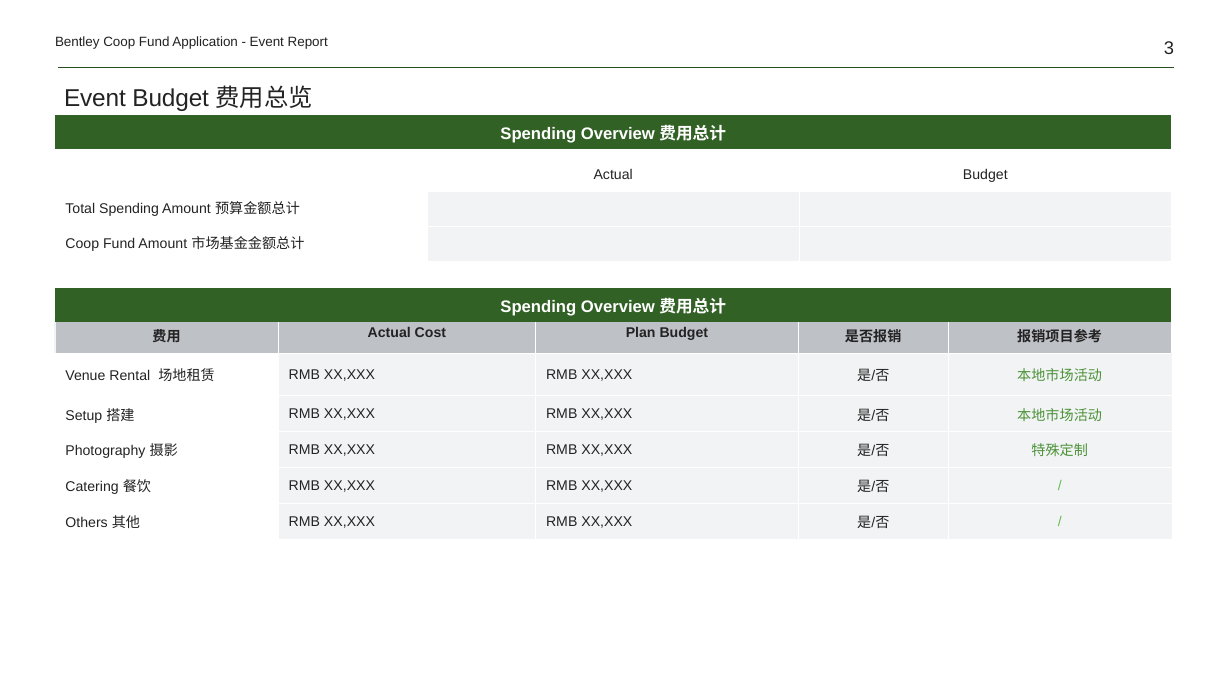
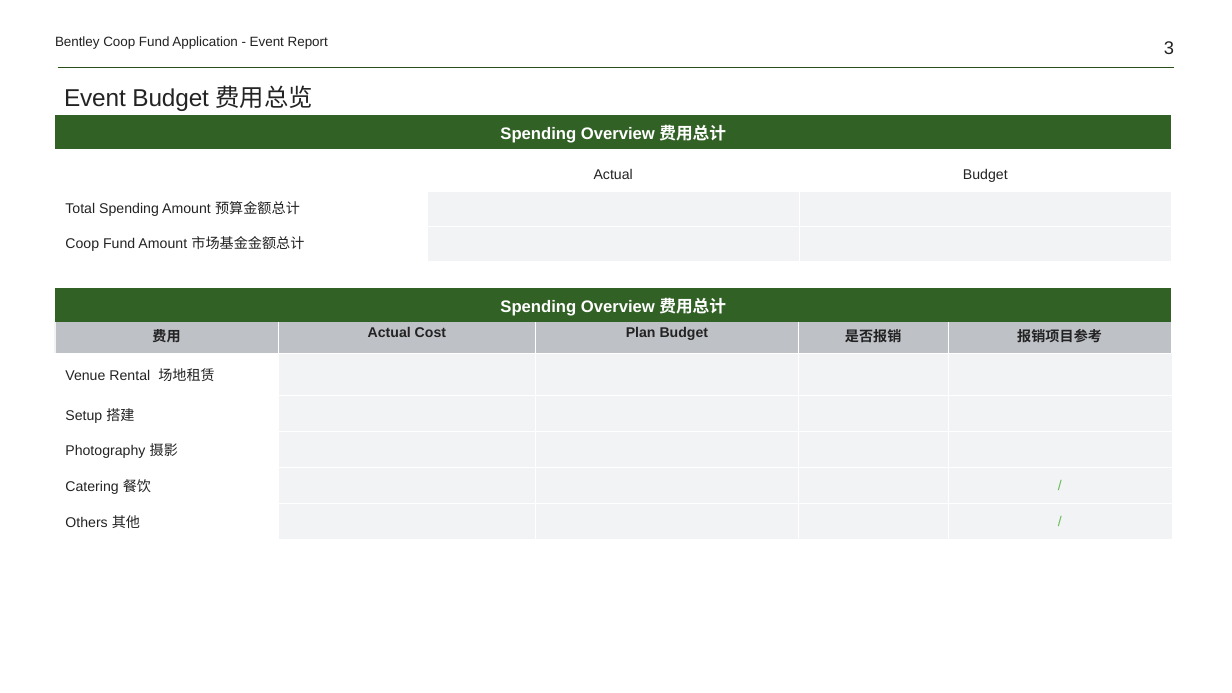
Before and after one commit to Yrtech-Tony/com.yrtech.Bentley.API.Upgrade, a slide deck: slide 3 of com.yrtech.bentleyAPI/com.yrtech.InventoryAPI/template/2022 Dealer Coop fund event report template-handover ceremony.pptx. Drawn at 1232x693 pixels with LibreOffice and Linux fonts; fonts in the diff are those of the drawing. Boxes give left, top, right and bottom in pixels: in the first picture for what was removed or moved away, otherwise in the second. Text is boxed around its words. In the diff, an @@ line names an element or a change of style, - is before the commit and + after.

```diff
--- a/com.yrtech.bentleyAPI/com.yrtech.InventoryAPI/template/2022 Dealer Coop fund event report template-handover ceremony.pptx
+++ b/com.yrtech.bentleyAPI/com.yrtech.InventoryAPI/template/2022 Dealer Coop fund event report template-handover ceremony.pptx
@@ table at bbox=[55, 320, 1174, 540] @@
-row 2: Venue Rental 场地租赁 | RMB XX,XXX | RMB XX,XXX | 是/否 | 本地市场活动
+row 2: Venue Rental 场地租赁 |  |  |  | 
-row 3: Setup 搭建 | RMB XX,XXX | RMB XX,XXX | 是/否 | 本地市场活动
+row 3: Setup 搭建 |  |  |  | 
-row 4: Photography 摄影 | RMB XX,XXX | RMB XX,XXX | 是/否 | 特殊定制
+row 4: Photography 摄影 |  |  |  | 
-row 5: Catering 餐饮 | RMB XX,XXX | RMB XX,XXX | 是/否 | /
+row 5: Catering 餐饮 |  |  |  | /
-row 6: Others 其他 | RMB XX,XXX | RMB XX,XXX | 是/否 | /
+row 6: Others 其他 |  |  |  | /
```
Also in this commit, not shown: 2 other slides changed, 12 other files.
